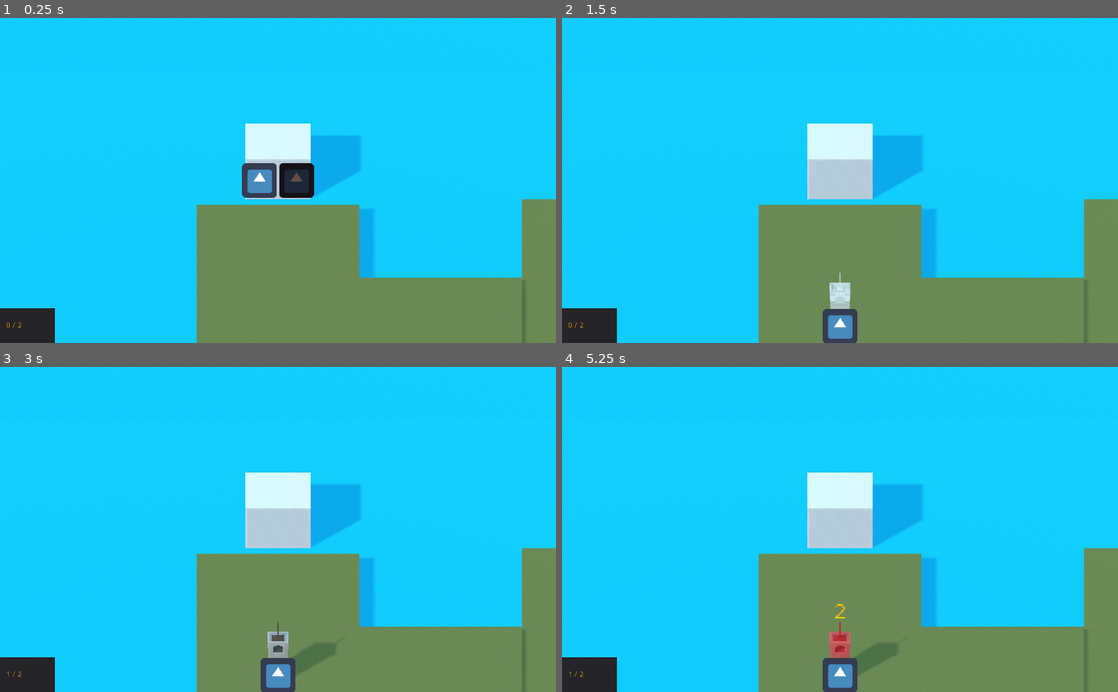
Above: before the commit, frames 1-4 (two rows, left to right).
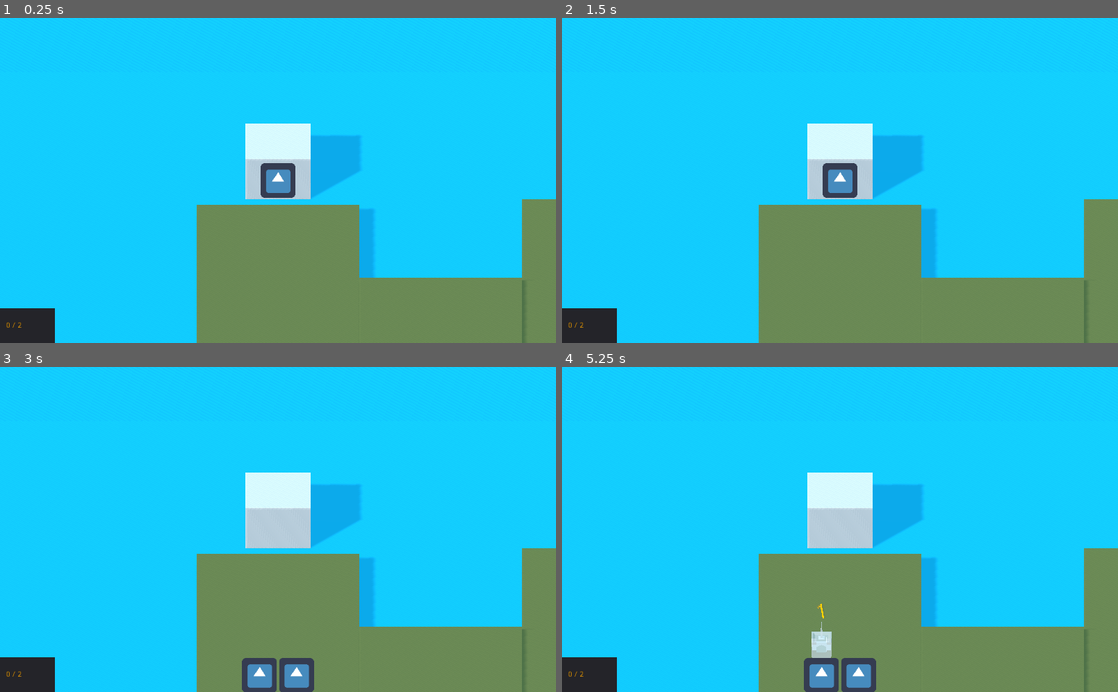
Above: after the commit, the same moments.

Repository: theludovyc/Godot_Islanders
Game: Godot game, scene res://Scene/Game.tscn
Same seed, same stepped clock (60 frames per second), same inputs: the game is played once before the commit and once after it. The engine's default icon, where the game draws it, is replaced by a stand-in: a white triangle on a blue panel in a dark square.
Inputs (mouse positions are in pixels of both pictures, inside the frame that each line leads up to; where the layout moved, square brackets give the same spot in the first picture):
- Up to frame 1 (0.25 s): no input
- Up to frame 2 (1.5 s): click (823, 180) at 0.52 s; click (840, 326) at 1.27 s
- Up to frame 3 (3 s): click (278, 675) at 2.02 s; click (278, 529) at 2.77 s
- Up to frame 4 (5.25 s): click (856, 675) [840, 675] at 3.5 s; click (856, 675) [840, 675] at 4.25 s; click (823, 675) [840, 675] at 5 s

The runs differ from the first frame. In frame 1, 1.2% of the frame differs, in the area x 43-57%, y 44-56%; in frame 2, 1.6%; in frame 3, 1.6%; in frame 4, 1.9%, in the area x 1-61%, y 72-100%.

Commit message:
packs dico

Diff:
--- a/Scene/GUI.tscn
+++ b/Scene/GUI.tscn
@@ -1,7 +1,6 @@
-[gd_scene load_steps=5 format=2]
+[gd_scene load_steps=4 format=2]
 
 [ext_resource path="res://Script/GUI.gd" type="Script" id=1]
-[ext_resource path="res://icon.png" type="Texture" id=2]
 
 [sub_resource type="OpenSimplexNoise" id=1]
 octaves = 9
@@ -99,24 +98,8 @@
 "_edit_use_anchors_": false
 }
 
-[node name="Pack_Adventure_Tower" type="TextureButton" parent="PackContainer"]
-margin_left = 446.0
-margin_right = 510.0
-margin_bottom = 64.0
-texture_normal = ExtResource( 2 )
-
-[node name="Pack_Adventure_House" type="TextureButton" parent="PackContainer"]
-modulate = Color( 0.407843, 0.290196, 0.290196, 1 )
-margin_left = 514.0
-margin_right = 578.0
-margin_bottom = 64.0
-texture_normal = ExtResource( 2 )
-
 [node name="TextureRect" type="TextureRect" parent="."]
 visible = false
 margin_right = 40.0
 margin_bottom = 40.0
 texture = SubResource( 2 )
-
-[connection signal="pressed" from="PackContainer/Pack_Adventure_Tower" to="." method="_on_Pack_Adventure_Tower_pressed"]
-[connection signal="pressed" from="PackContainer/Pack_Adventure_House" to="." method="_on_Pack_Adventure_House_pressed"]
--- a/Script/GUI.gd
+++ b/Script/GUI.gd
@@ -27,13 +27,21 @@
 func add_button_building(button_name:String):
 	if !node_building.has_node(button_name):
 		var button = TextureButton.new()
+
 		button.name = button_name
-
 		button.texture_normal = icon
-
 		button.connect("pressed", self, "_on_button_building_pressed", [button_name])
 
 		node_building.add_child(button)
+
+func add_button_pack(button_name:String):
+	var button = TextureButton.new()
+
+	button.name = button_name
+	button.texture_normal = icon
+	button.connect("pressed", self, "_on_button_pack_pressed", [button_name])
+
+	node_pack.add_child(button)
 
 func hide_pack():
 	node_pack.hide()
@@ -50,11 +58,5 @@
 func _on_button_building_pressed(button_name):
 	emit_signal("button_pressed", button_name)
 
-func _on_Pack_Adventure_Tower_pressed():
-	emit_signal("button_pack_pressed", "Pack_Adventure_Tower")
-	pass # Replace with function body.
-
-
-func _on_Pack_Adventure_House_pressed():
-	emit_signal("button_pack_pressed", "Pack_Adventure_House")
-	pass # Replace with function body.
+func _on_button_pack_pressed(button_name):
+	emit_signal("button_pack_pressed", button_name)
--- a/Script/Game.gd
+++ b/Script/Game.gd
@@ -6,6 +6,7 @@
 const column_min_height = 0.25
 const land_width = 3
 const pop_threshold = -0.2
+const packs = {"Adventure":["Adventure_Tower_01", "Adventure_House_01"]}
 
 var score := 0
 var score_max := 2
@@ -15,6 +16,9 @@
 
 # Called when the node enters the scene tree for the first time.
 func _ready():
+	for key in packs:
+		gui.add_button_pack(key)
+
 	gui.update_score(score)
 	gui.update_score_max(score_max)
 
@@ -45,7 +49,6 @@
 #func _process(delta):
 #	pass
 
-
 func _on_Selection_pop_building(bonus):
 	score += bonus
 
@@ -58,14 +61,11 @@
 	gui.update_score(score)
 	pass # Replace with function body.
 
+func _on_GUI_button_pack_pressed(button_name):
+	var names = packs[button_name]
 
-func _on_GUI_button_pack_pressed(button_name):
-	match(button_name):
-		"Pack_Adventure_Tower":
-			gui.add_button_building("Adventure_Tower_01")
-
-		"Pack_Adventure_House":
-			gui.add_button_building("Adventure_House_01")
+	for _name in names:
+		gui.add_button_building(_name)
 
 	gui.hide_pack()
 	gui.show_building()
